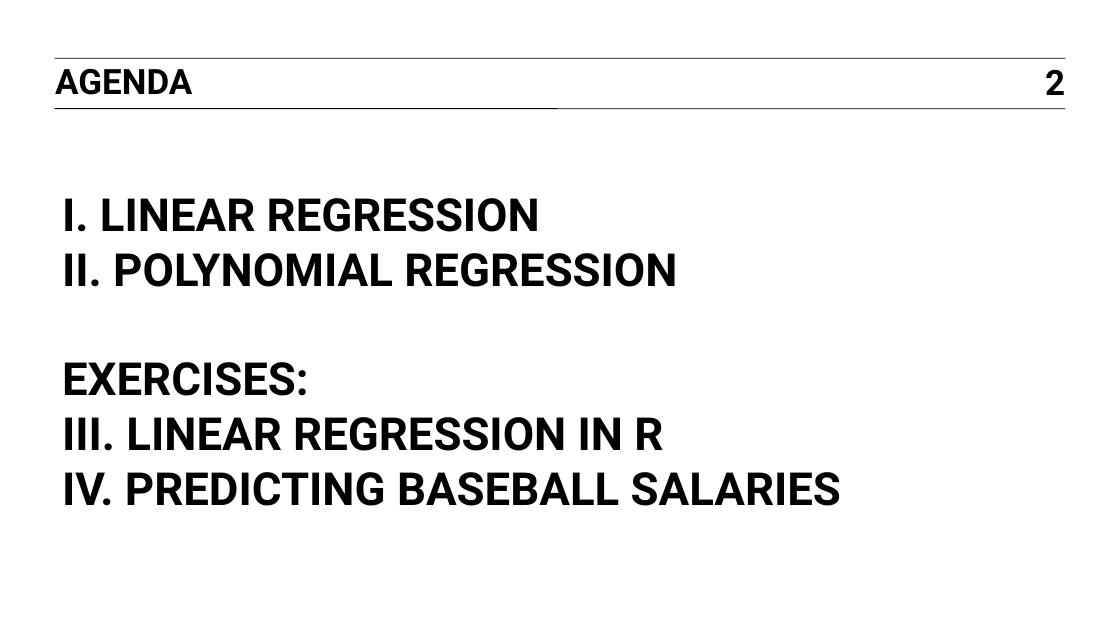
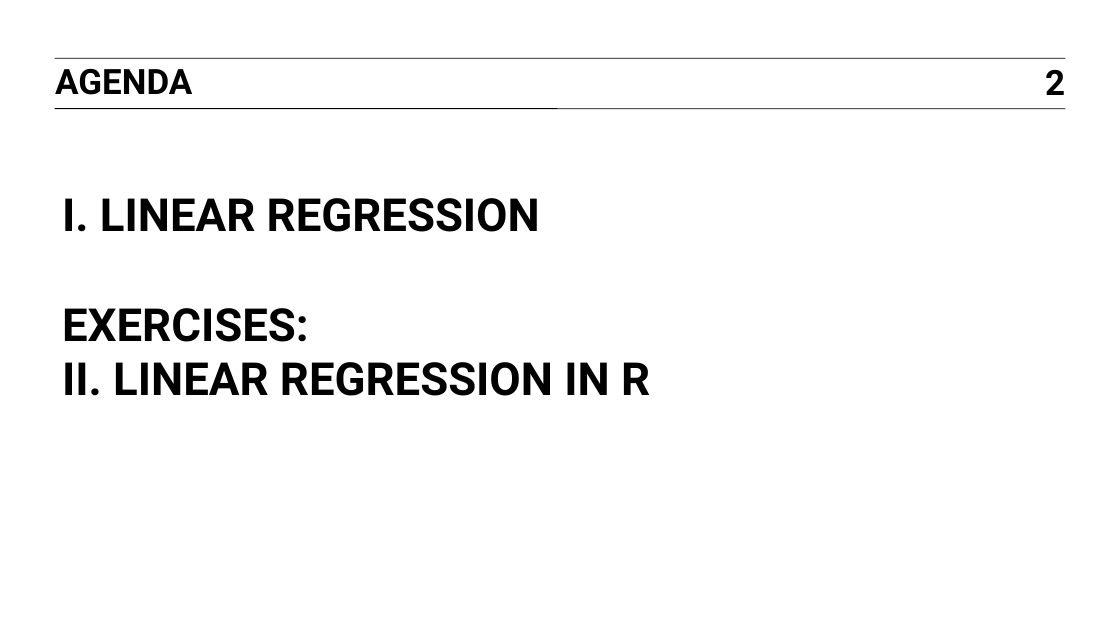
Before and after one commit to ajschumacher/gadsdc, a slide deck: slide 2 of 09-linear_R/slides.pptx. Drawn at 1120x629 pixels with LibreOffice and Linux fonts; fonts in the diff are those of the drawing. Boxes give left, top, right and bottom in pixels: in the first picture for what was removed or moved away, otherwise in the second. Text is boxed around its words. In the diff, an @@ line names an element or a change of style, - is before the commit and + after.

```diff
--- a/09-linear_R/slides.pptx
+++ b/09-linear_R/slides.pptx
@@ title at box(62, 198, 650, 396): text changed @@
-I. LINEAR REGRESSION
-II. POLYNOMIAL REGRESSION
-EXERCISES:
-III. LINEAR REGRESSION IN R
-IV. PREDICTING BASEBALL SALARIES
+I. LINEAR REGRESSION
+EXERCISES:
+II. LINEAR REGRESSION IN R
```
Also in this commit, not shown: 1 other slide changed, 15 slides removed, 3 other files.
